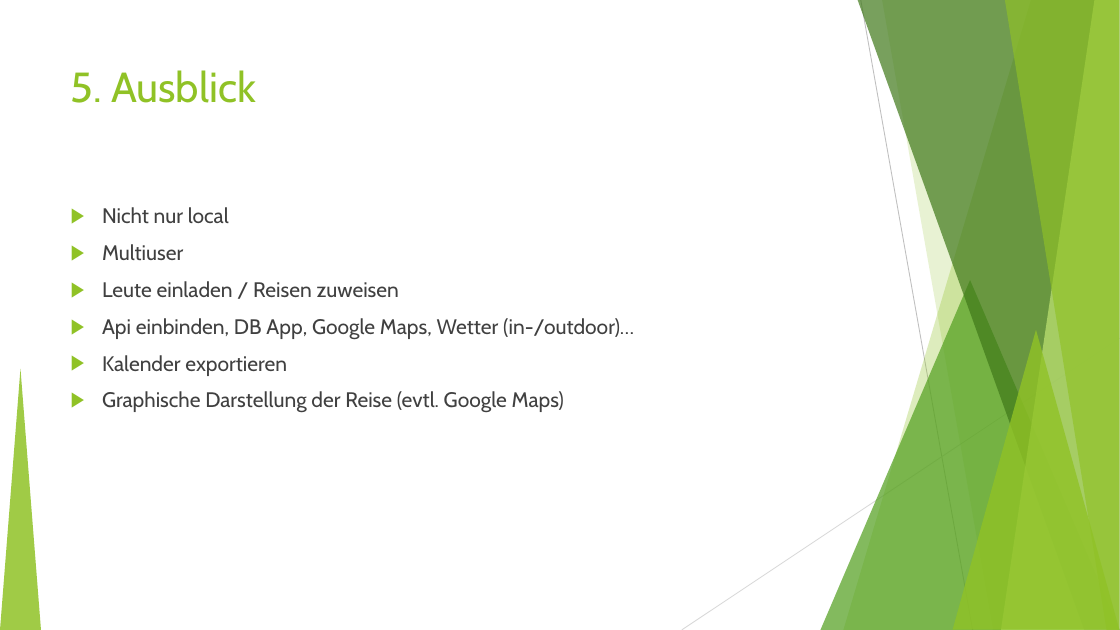
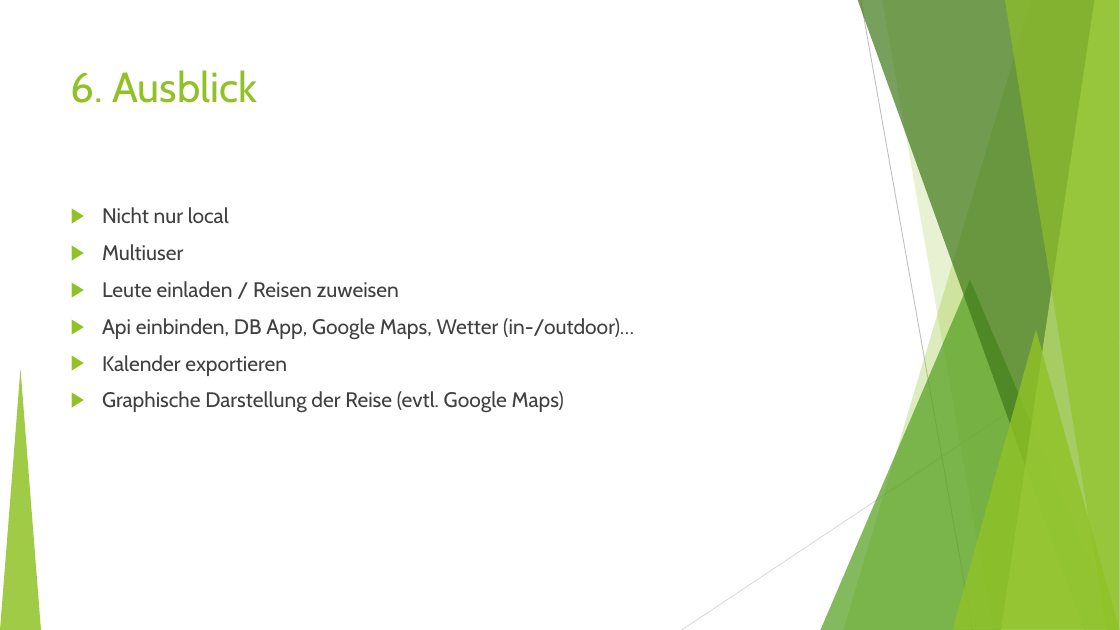
Before and after one commit to fh-erfurt/TravelBuddy-REST, a slide deck: slide 8 of doc/Präsentation/TravelBuddy_1.ppt (slide 7 before the commit). Drawn at 1120x630 pixels with LibreOffice and Linux fonts; fonts in the diff are those of the drawing. Boxes give left, top, right and bottom in pixels: in the first picture for what was removed or moved away, otherwise in the second. Text is boxed around its words. In the diff, an @@ line names an element or a change of style, - is before the commit and + after.

```diff
--- a/doc/Präsentation/TravelBuddy_1.ppt
+++ b/doc/Präsentation/TravelBuddy_1.ppt
@@ title at (70,70,257,103): text changed @@
-5. Ausblick
+6. Ausblick
```
Also in this commit, not shown: 3 other slides changed, 1 slide added.
